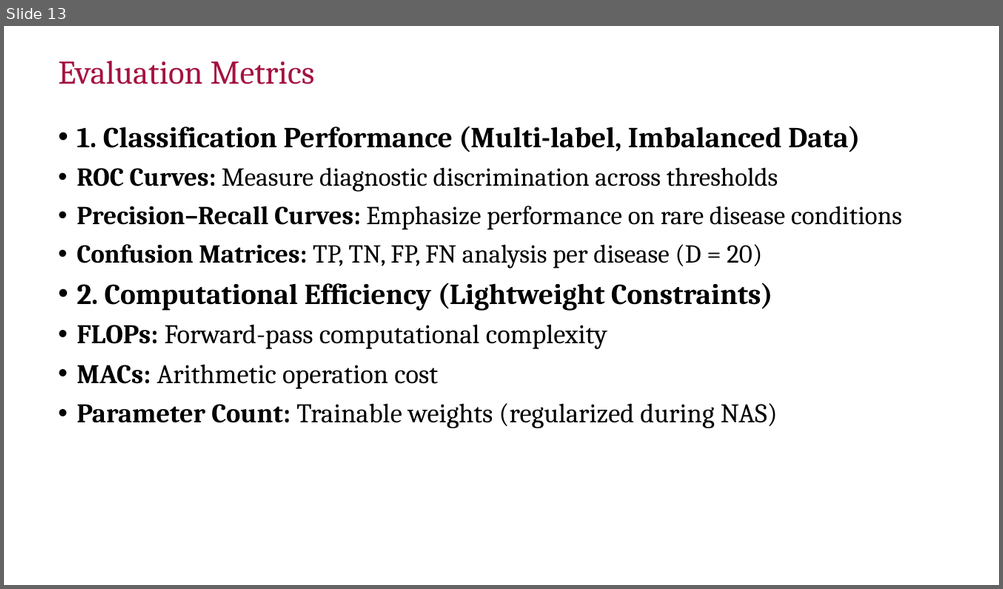
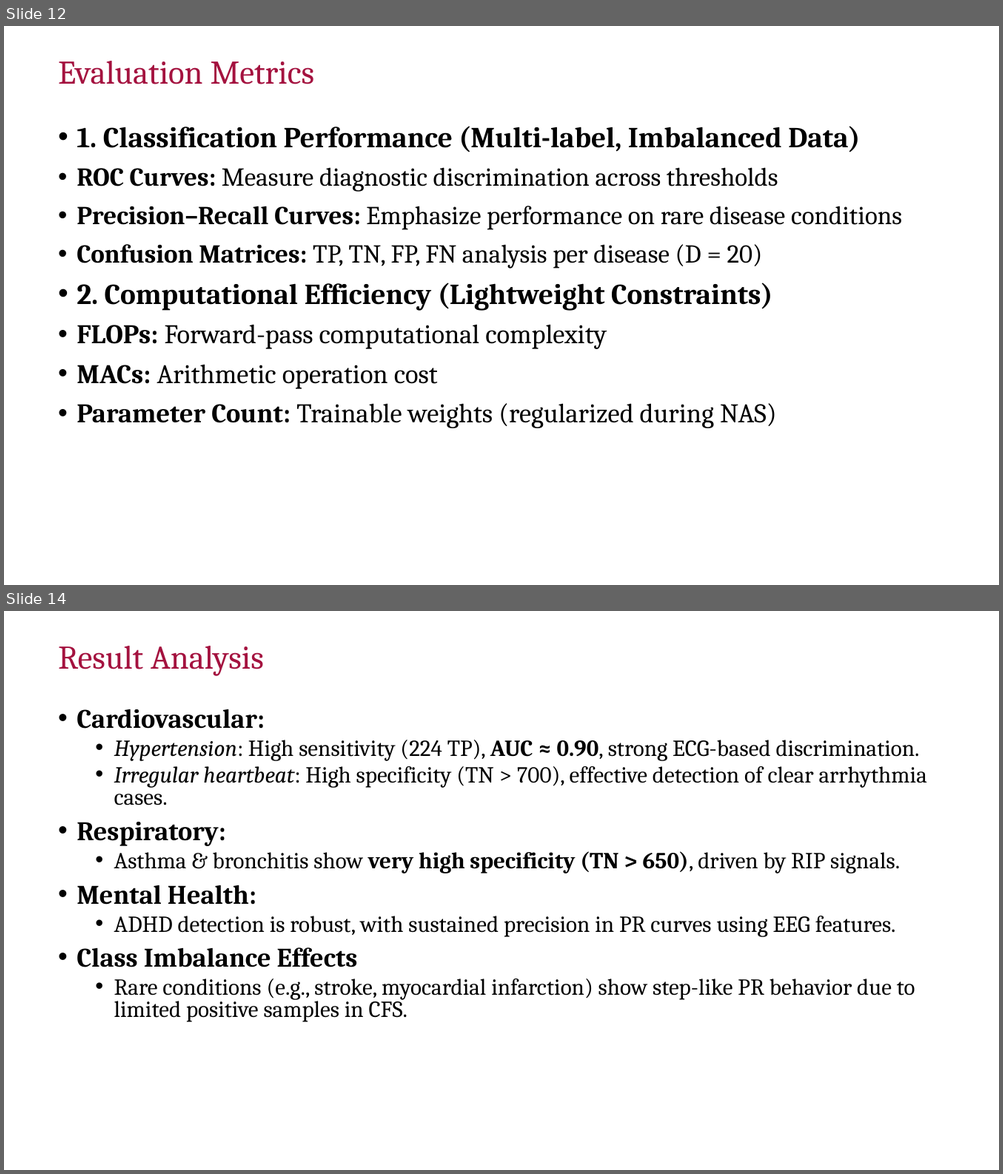
Before and after one commit to Giriiri-g/Sleep-Staging, a slide deck: reports/Phase 1/Phase1_47.pptx. Shown one above the other, each under a label of ours: slide 13 before the commit, slides 12 and 14 after it; the slides between them are not shown. The pictures are 1003x589 and 1003x1174 pixels, drawn with LibreOffice and Linux fonts; fonts in the diff are those of the drawing; background and template pictures are left out. Boxes give left, top, right and bottom in pixels: in the first picture for what was removed or moved away, otherwise in the second. Text is boxed around its words. In the diff, an @@ line names an element or a change of style, - is before the commit and + after.

```diff
--- a/reports/Phase 1/Phase1_47.pptx
+++ b/reports/Phase 1/Phase1_47.pptx
@@ slide 14 added at bbox=[4, 611, 999, 1170], background #FFFFFF @@
@@ title added at bbox=[58, 646, 264, 676], 32 pt, text #A4123F @@
+Result Analysis
@@ text added at bbox=[77, 709, 927, 1022], 22.2 pt, text #000000 @@
+• Cardiovascular:
+  • Hypertension: High sensitivity (224 TP), AUC ≈ 0.90, strong ECG-based discrimination.
+  • Irregular heartbeat: High specificity (TN > 700), effective detection of clear arrhythmia cases.
+• Respiratory:
+  • Asthma & bronchitis show very high specificity (TN > 650), driven by RIP signals.
+• Mental Health:
+  • ADHD detection is robust, with sustained precision in PR curves using EEG features.
+• Class Imbalance Effects
+  • Rare conditions (e.g., stroke, myocardial infarction) show step-like PR behavior due to limited positive samples in CFS.
@@ page number added at bbox=[4, 1144, 51, 1170], 16 pt, text #FFFFFF, bold @@
+14
@@ what was slide 13 is now slide 12 @@
```
Also in this commit, not shown: 4 slides changed, 6 other slides added, 3 slides removed, 58 other files.
